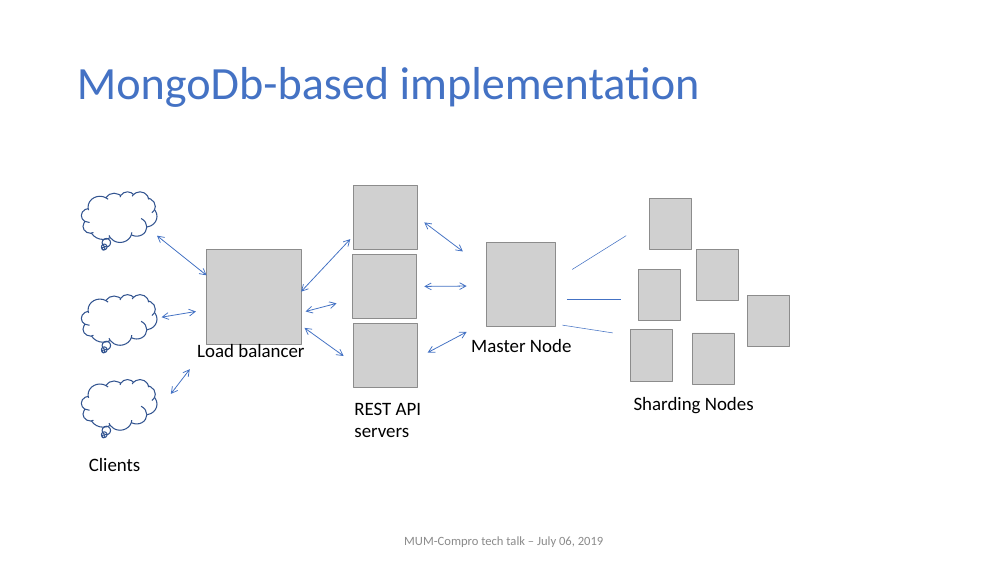
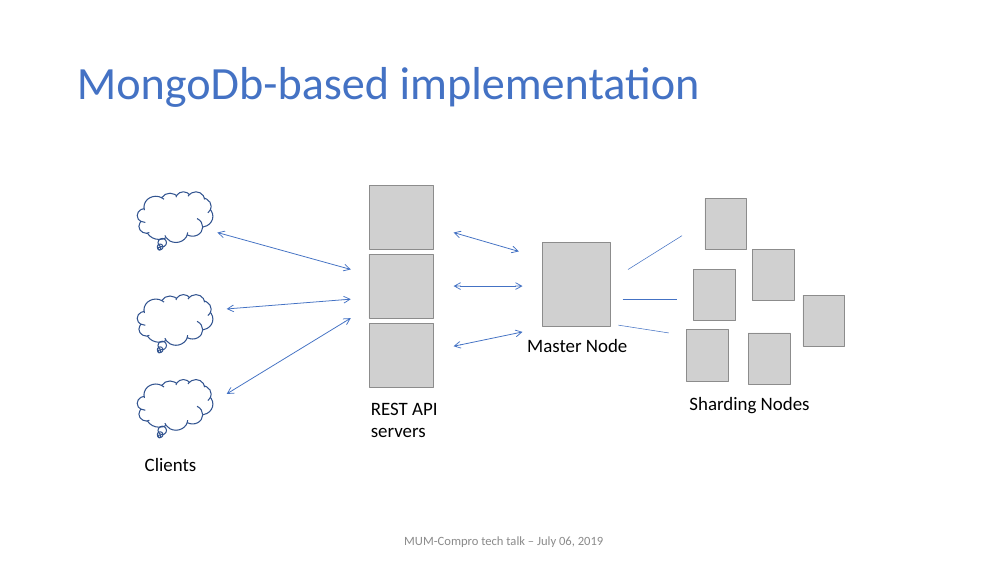
Before and after one commit to nghianghesi/hms, a slide deck: slide 12 of slide.pptx. Drawn at 1008x567 pixels with LibreOffice and Linux fonts; fonts in the diff are those of the drawing; grey boxes stand for pictures; background and template pictures are left out. Boxes give left, top, right and bottom in pixels: in the first picture for what was removed or moved away, otherwise in the second. Text is boxed around its words. In the diff, an @@ line names an element or a change of style, - is before the commit and + after.

```diff
--- a/slide.pptx
+++ b/slide.pptx
@@ double arrow moved from (157, 236) - (206, 275) to (218, 233) - (351, 269) @@
@@ double arrow removed from (301, 292) to (350, 239) @@
@@ double arrow moved from (424, 222) - (463, 252) to (454, 233) - (519, 252) @@
@@ picture removed at (x1=206, y1=250, x2=301, y2=344) @@
@@ double arrow moved from (162, 318) - (196, 312) to (227, 309) - (351, 299) @@
@@ double arrow moved from (424, 287) - (467, 286) to (454, 286) - (523, 286) @@
@@ 7 pictures, 3 texts, 3 thought clouds, 3 lines moved together from (x1=82, y1=192, x2=789, y2=471) to (x1=138, y1=192, x2=845, y2=471) @@
@@ double arrow moved from (171, 394) - (190, 369) to (227, 394) - (351, 318) @@
@@ double arrow removed from (305, 328) to (344, 356) @@
@@ double arrow removed from (306, 312) to (337, 303) @@
@@ text removed at (x1=197, y1=341, x2=304, y2=357) @@
-Load balancer
@@ double arrow moved from (428, 352) - (467, 332) to (454, 346) - (523, 332) @@
@@ 3 pictures, 1 text moved together from (x1=352, y1=186, x2=421, y2=437) to (x1=369, y1=186, x2=437, y2=437) @@
```
Also in this commit, not shown: 19 other slides changed, 1 slide added.
